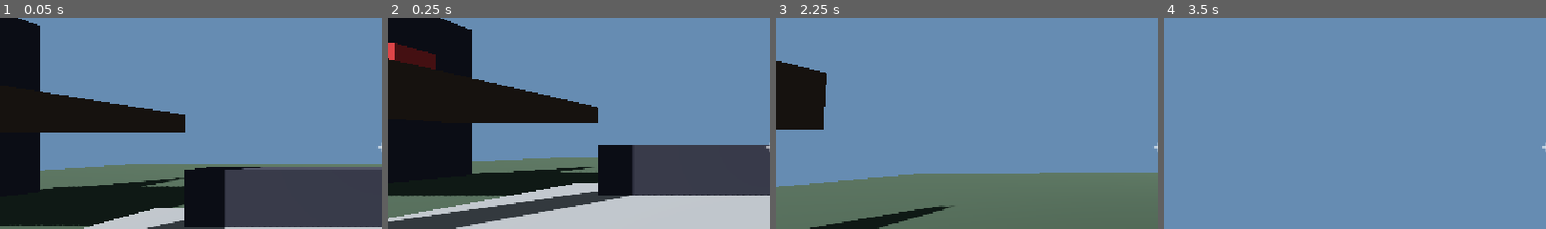
Above: before the commit, frames 1-4 (left to right).
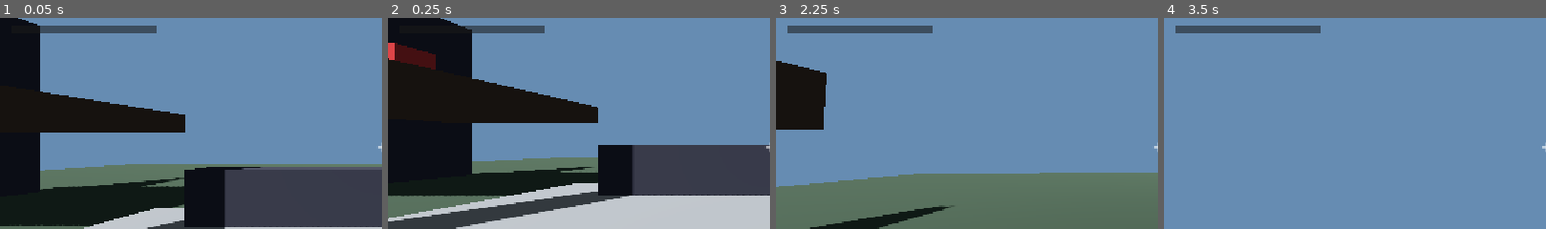
Above: after the commit, the same moments.

Repository: ahmedN535/ROTGUT
Game: Godot game, scene res://levels/test_arena.tscn
Two runs of this game, one before a commit and one after it. Both use one fixed random seed, a clock stepped at 60 frames per second and the inputs below.
Inputs (mouse positions are % of the whole screen's width and height, from its top left):
- Up to frame 1 (0.05 s): no input
- Up to frame 2 (0.25 s): no input
- Up to frame 3 (2.25 s): move the mouse to (55, 49) at 0.52 s; hold Ctrl (crouch) 0.53-1.28 s; hold W (move_forward) from 0.53 s (still down); tap Space (jump) at 0.77, 1.52 s; move the mouse to (45, 50) at 1.27 s; tap Shift (dash) at 1.35 s; move the mouse to (52, 47) at 2.02 s; click (52, 47) at 2.1 s
- Up to frame 4 (3.5 s): keep holding W (move_forward); move the mouse to (49, 51) at 2.77 s; right-click (49, 51) at 2.85 s; tap Space (jump) at 3.02 s
The pictures show only the part of the screen within x 0-50%, y 19-69%; the shares and areas given below are measured in that part.

The runs differ from the first frame. In frame 1, 1.1% of the frame differs, in the area x 10-41%, y 3-8%; in frame 2, 0.7%; in frame 3, 1.4%, in the area x 3-41%, y 3-8%; in frame 4, 1.4%.

Commit message:
Add combo/style system (Pillar 3 v1)
- ComboSystem autoload (Combo): style builds from kills (more for higher
  speed-tier kills), is sustained by moving fast, decays when slow/idle,
  and drains hard on taking a hit. Produces ranks (RILED/WIRED/RABID/ROTTEN)
  and a rank_changed signal for future visual escalation.
- Wiring: Enemy._die -> Combo.add_kill(tier); Player.take_damage ->
  Combo.on_player_hurt().
- HUD: rank name + color-escalating fill bar (blank at rank 0).
- SPEC: combat-economy candidate direction (melee-primary + scarce ammo +
  earned one-shot finisher, deferred); combo v1 status + known bhop-maxing
  tuning issue.

Co-Authored-By: Claude Opus 4.8 <noreply@anthropic.com>

Diff:
--- /dev/null
+++ b/godot-project/ROTGUT/common/combo_system.gd
@@ -0,0 +1,82 @@
+class_name ComboSystem
+extends Node
+
+## Global style/combo meter — Pillar 3. Style builds from kills (more for faster,
+## higher-tier kills) and is sustained by moving fast; it decays when you're slow
+## and idle, and drains hard when you take a hit. The rank it produces is the seed
+## of the game's escalating visual feedback; v1 surfaces it on the HUD.
+##
+## Registered as the "Combo" autoload, so any script can call Combo.add_kill(),
+## Combo.on_player_hurt(), Combo.get_rank() etc. without wiring node references.
+
+signal rank_changed(rank: int)
+
+const MAX_POINTS: float = 120.0
+const KILL_POINTS: float = 22.0      # base style per kill
+const TIER_BONUS: float = 8.0        # extra per speed tier at the moment of the kill
+const DECAY_PER_SEC: float = 12.0    # bleed-off when slow and not killing
+const DAMAGE_DRAIN: float = 40.0     # style lost per hit taken
+const FAST_SPEED: float = 18.0       # at/above this, speed sustains the combo
+const SPEED_TRICKLE: float = 6.0     # small style/sec while fast — sustains more than it builds
+
+# Points needed for each rank, with ROTGUT-flavored names (rank 0 shows nothing).
+# First kill (>= KILL_POINTS) should land you at rank 1 for instant feedback.
+const RANK_POINTS: Array[float] = [0.0, 20.0, 50.0, 85.0, 110.0]
+const RANK_NAMES: Array[String] = ["", "RILED", "WIRED", "RABID", "ROTTEN"]
+
+var _points: float = 0.0
+var _rank: int = 0
+var _player: CharacterBody3D
+
+
+func _process(delta: float) -> void:
+	if _player == null:
+		_player = get_tree().get_first_node_in_group("player") as CharacterBody3D
+
+	if _player != null and _horizontal_speed() >= FAST_SPEED:
+		_add(SPEED_TRICKLE * delta)  # flowing keeps the combo alive between kills
+	else:
+		_points = maxf(_points - DECAY_PER_SEC * delta, 0.0)
+
+	_recalc_rank()
+
+
+func add_kill(tier: int) -> void:
+	_add(KILL_POINTS + TIER_BONUS * tier)
+	_recalc_rank()
+
+
+func on_player_hurt() -> void:
+	_points = maxf(_points - DAMAGE_DRAIN, 0.0)
+	_recalc_rank()
+
+
+func get_points() -> float:
+	return _points
+
+
+func get_rank() -> int:
+	return _rank
+
+
+func get_rank_name() -> String:
+	return RANK_NAMES[_rank]
+
+
+func _add(amount: float) -> void:
+	_points = clampf(_points + amount, 0.0, MAX_POINTS)
+
+
+func _horizontal_speed() -> float:
+	var v := _player.velocity
+	return Vector2(v.x, v.z).length()
+
+
+func _recalc_rank() -> void:
+	var new_rank := 0
+	for i in RANK_POINTS.size():
+		if _points >= RANK_POINTS[i]:
+			new_rank = i
+	if new_rank != _rank:
+		_rank = new_rank
+		rank_changed.emit(_rank)
--- a/godot-project/ROTGUT/entities/enemy/enemy.gd
+++ b/godot-project/ROTGUT/entities/enemy/enemy.gd
@@ -54,6 +54,7 @@
 	CombatFX.spawn_damage_number(get_tree().current_scene, hit_pos, amount, tier)
 	_flash()
 	if _health <= 0.0:
+		Combo.add_kill(tier)  # faster (higher-tier) kills feed more style
 		_die()
 
 
--- a/godot-project/ROTGUT/entities/player/player.gd
+++ b/godot-project/ROTGUT/entities/player/player.gd
@@ -100,6 +100,9 @@
 var _spawn_position: Vector3 = Vector3.ZERO
 var _health_label: Label
 var _damage_overlay: ColorRect
+var _combo_label: Label
+var _combo_bar_bg: ColorRect
+var _combo_bar_fill: ColorRect
 
 
 func _ready() -> void:
@@ -140,6 +143,23 @@
 	_health_label.add_theme_color_override("font_color", Color(1.0, 0.45, 0.45))
 	canvas.add_child(_health_label)
 
+	# Combo / style meter — rank name + a fill bar
+	_combo_label = Label.new()
+	_combo_label.position = Vector2(16, 104)
+	_combo_label.add_theme_font_size_override("font_size", 26)
+	canvas.add_child(_combo_label)
+
+	_combo_bar_bg = ColorRect.new()
+	_combo_bar_bg.position = Vector2(16, 140)
+	_combo_bar_bg.size = Vector2(220, 14)
+	_combo_bar_bg.color = Color(0.1, 0.1, 0.1, 0.55)
+	canvas.add_child(_combo_bar_bg)
+
+	_combo_bar_fill = ColorRect.new()
+	_combo_bar_fill.position = Vector2(16, 140)
+	_combo_bar_fill.size = Vector2(0, 14)
+	canvas.add_child(_combo_bar_fill)
+
 	# Full-screen red flash when hurt
 	_damage_overlay = ColorRect.new()
 	_damage_overlay.color = Color(0.8, 0.0, 0.0, 0.0)
@@ -184,6 +204,7 @@
 		return
 	_health -= amount
 	_flash_damage()
+	Combo.on_player_hurt()  # getting hit drains your style hard
 	if _health <= 0.0:
 		_die()
 
@@ -316,6 +337,13 @@
 	_speed_label.modulate = CombatFX.tier_color(tier)
 	_health_label.text = "HP: %d" % roundi(_health)
 
+	var combo_rank := Combo.get_rank()
+	var combo_col := CombatFX.tier_color(mini(combo_rank, 3))
+	_combo_label.text = Combo.get_rank_name()
+	_combo_label.add_theme_color_override("font_color", combo_col)
+	_combo_bar_fill.size.x = 220.0 * (Combo.get_points() / ComboSystem.MAX_POINTS)
+	_combo_bar_fill.color = combo_col
+
 
 func _start_slide() -> void:
 	_is_sliding = true
--- a/godot-project/ROTGUT/project.godot
+++ b/godot-project/ROTGUT/project.godot
@@ -14,6 +14,10 @@
 run/main_scene="uid://borb6x3hemyoy"
 config/features=PackedStringArray("4.7", "GL Compatibility")
 config/icon="res://icon.svg"
+
+[autoload]
+
+Combo="*res://common/combo_system.gd"
 
 [display]
 
Not shown, added: godot-project/ROTGUT/common/combo_system.gd.uid
Not shown, changed: design/SPEC.md
